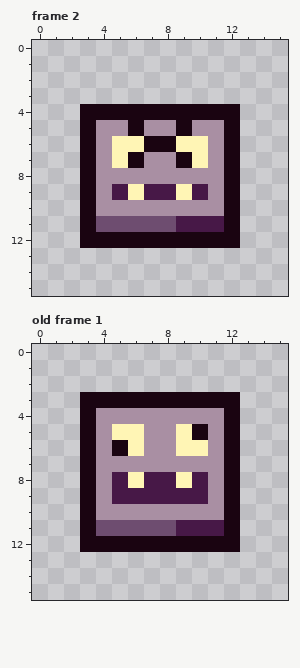
A pixel-art file gets an edit: res/img/ase/rocket_enemy.aseprite. Above is the file before it was changed.
16x16 pixels, 2 frames. Shown: frame 2, old frame 1.
And afterwards:
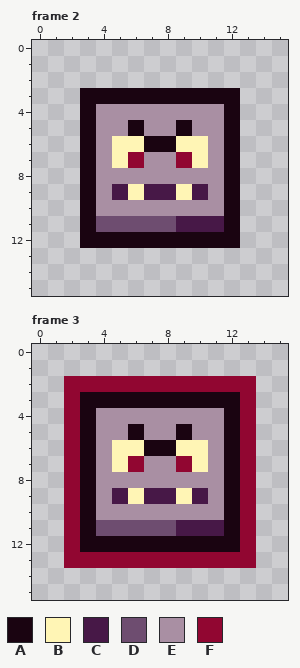
Palette (. is transparent): A #1a0411  B #fff5b5  C #471847  D #6e4d70  E #a98fa3  F #910631
A new or re-ordered frame is compared with the old frame closest to it.
Difference:
frames 2 -> 3
--- frame 2
@@ x 0..15 @@
  2 ................
- 3 ................
- 4 ...AAAAAAAAAA...
+ 3 ...AAAAAAAAAA...
+ 4 ...AEEEEEEEEA...
  5 ...AEEAEEAEEA...
  6 ...AEBBAABBEA...
- 7 ...AEBAEEABEA...
+ 7 ...AEBFEEFBEA...
  8 ...AEEEEEEEEA...
--- frame 3 is new; against old frame 1
@@ x 0..15 @@
  1 ................
- 2 ................
- 3 ...AAAAAAAAAA...
- 4 ...AEEEEEEEEA...
- 5 ...AEBBEEBAEA...
- 6 ...AEABEEBBEA...
- 7 ...AEEEEEEEEA...
- 8 ...AECBCCBCEA...
- 9 ...AECCCCCCEA...
-10 ...AEEEEEEEEA...
-11 ...ADDDDDCCCA...
-12 ...AAAAAAAAAA...
-13 ................
+ 2 ..FFFFFFFFFFFF..
+ 3 ..FAAAAAAAAAAF..
+ 4 ..FAEEEEEEEEAF..
+ 5 ..FAEEAEEAEEAF..
+ 6 ..FAEBBAABBEAF..
+ 7 ..FAEBFEEFBEAF..
+ 8 ..FAEEEEEEEEAF..
+ 9 ..FAECBCCBCEAF..
+10 ..FAEEEEEEEEAF..
+11 ..FADDDDDCCCAF..
+12 ..FAAAAAAAAAAF..
+13 ..FFFFFFFFFFFF..
 14 ................
Pixel boxes of the changes (left, top, right, bottom) in both pictures:
changed: (80, 88, 240, 168)
changed: (64, 376, 256, 568)
